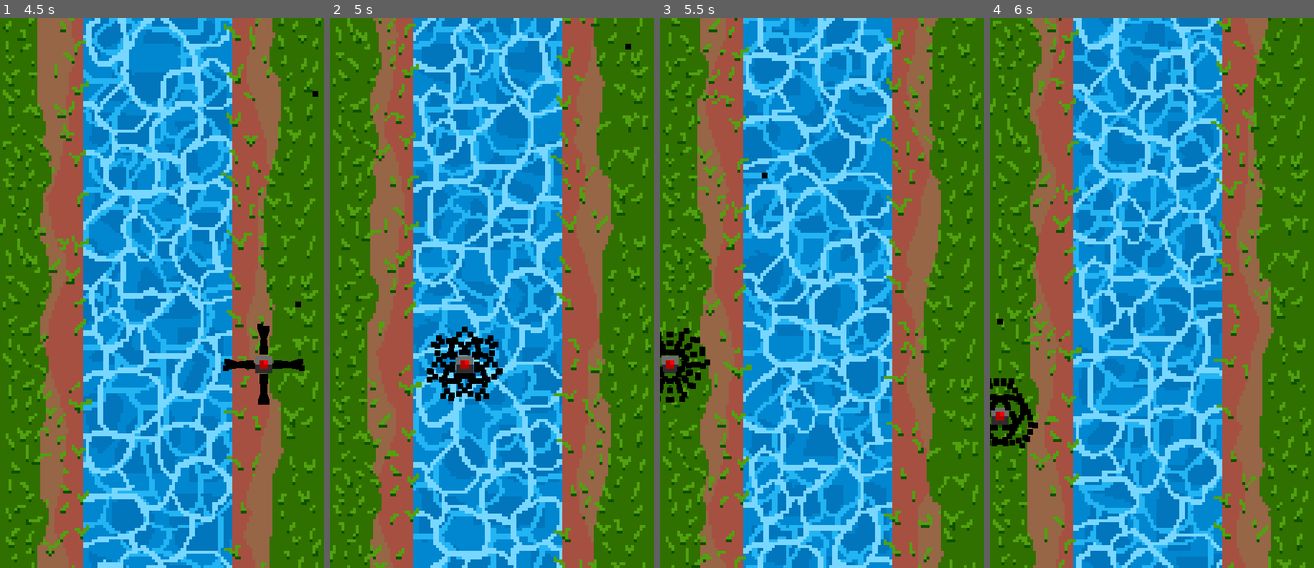
Above: before the commit, frames 1-4 (left to right).
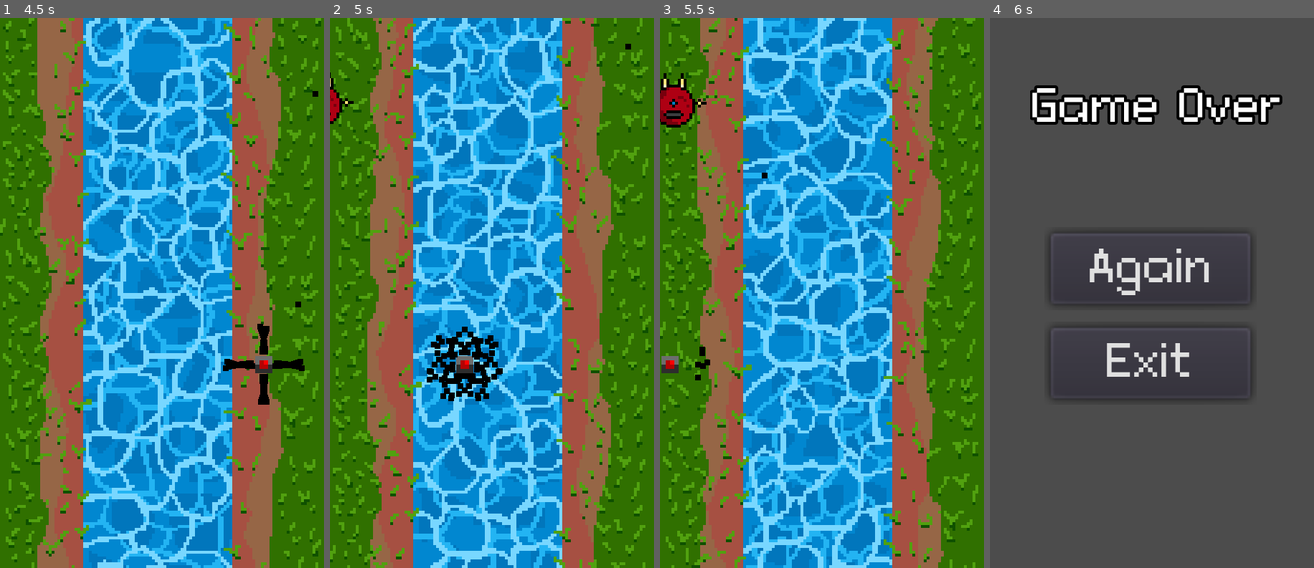
Above: after the commit, the same moments.

Repository: Fl0xy/LD44_Your_life_is_currency
Game: Godot game, scene res://scenes/start.tscn
The game is run twice, just before and just after one commit, with the same random seed, the same clock (stepped at 60 frames per second) and the same inputs.
Inputs:
- Up to frame 1 (4.5 s): click "Start" at 0.5 s; tap Enter (ui_accept) at 1.25, 1.52, 2.27, 3.77 s; hold D (right) 1.28-2.03 s; tap Space (fire) every 0.75 s from 1.35 to 4.35 s; hold S (down) 2.03-2.78 s; hold D (right) 2.78-3.53 s; hold Up (ui_up) 3.53-4.28 s; hold A (left) from 4.28 s (still down)
- Up to frame 2 (5 s): keep holding A (left); tap Enter (ui_accept) at 4.52 s
- Up to frame 3 (5.5 s): keep holding A (left); tap Space (fire) at 5.1 s; tap Enter (ui_accept) at 5.27 s
- Up to frame 4 (6 s): release A (left) at 5.78 s; hold S (down) from 5.78 s (still down); tap Space (fire) at 5.85 s

Frame 1 is identical in both runs. In frame 2, 0.2% of the frame differs, in the area x 0-8%, y 9-20%; in frame 3, 1.6%; in frame 4, 100%, in the area x 0-100%, y 0-100%.
Error before the commit: Invalid set index 'direction' (on base: 'Node2D (beam_sphere_motion.gd)') with value of type 'Vector2'. (res://scenes/EnemySpawner.gd:10)

Commit message:
ageshrjtkdrsb please work !!!!!!1111!!!!!

Diff:
--- a/assets/enemys/beam.gd
+++ b/assets/enemys/beam.gd
@@ -4,9 +4,18 @@
 
 func _ready():
 	$beam.visible = false
-	$beam.set_physics_process(false)
+	physics(false)
+	$laser_cast.visible = false
 
-	$laser_cast.visible = false
+func physics(input : bool):
+	$beam/beam_chunk/Area2D/CollisionShape2D.disabled = input
+	$beam/beam_chunk2/Area2D/CollisionShape2D.disabled = input
+	$beam/beam_chunk3/Area2D/CollisionShape2D.disabled = input
+	$beam/beam_chunk4/Area2D/CollisionShape2D.disabled = input
+	$beam/beam_chunk5/Area2D/CollisionShape2D.disabled = input
+	$beam/beam_chunk6/Area2D/CollisionShape2D.disabled = input
+	$beam/beam_chunk7/Area2D/CollisionShape2D.disabled = input
+	$beam/beam_chunk8/Area2D/CollisionShape2D.disabled = input
 
 
 func set_timer(wait_time : float, function_name):
@@ -33,7 +42,7 @@
 	$laser_cast.visible = false
 
 	$beam.visible = true
-	set_physics_process(true)
+	physics(true)
 
 	set_timer(2, "no_beam")
 
@@ -41,7 +50,7 @@
 	timer.queue_free()
 
 	visible = false
-	set_physics_process(false)
+	physics(false)
 
 	var beam_sphere = get_parent().get_parent()
 	beam_sphere.current_mode = beam_sphere.MODE.flee
--- a/assets/enemys/beam.tscn
+++ b/assets/enemys/beam.tscn
@@ -21,7 +21,6 @@
 texture = SubResource( 1 )
 
 [node name="beam_start" type="Sprite" parent="."]
-editor/display_folded = true
 position = Vector2( 0, 5.5 )
 texture = SubResource( 2 )
 
--- a/assets/enemys/beam_sphere.tscn
+++ b/assets/enemys/beam_sphere.tscn
@@ -36,6 +36,7 @@
 }
 
 [node name="thrust" type="Node2D" parent="ship_body"]
+editor/display_folded = true
 
 [node name="back_left" type="Sprite" parent="ship_body/thrust"]
 position = Vector2( -3, -9 )
--- a/assets/enemys/beam_sphere_motion.gd
+++ b/assets/enemys/beam_sphere_motion.gd
@@ -2,6 +2,8 @@
 
 export var target_pos : Vector2 = Vector2(50,50)
 export var movement_speed = 20.0
+export var direction : Vector2 #dirty hack
+
 
 enum MODE {
 	search,
